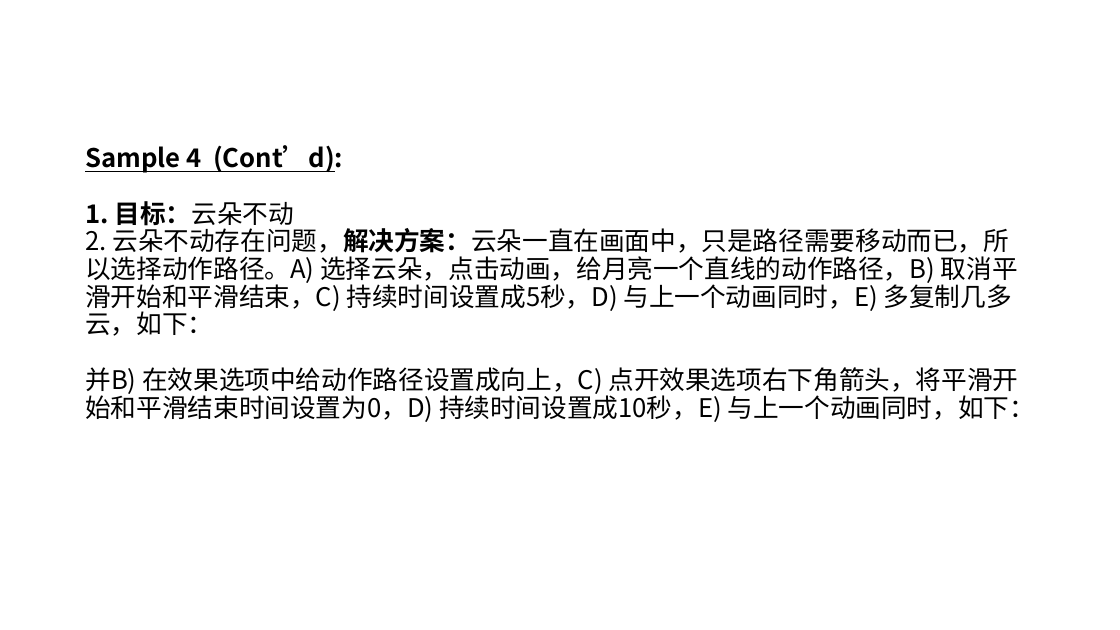
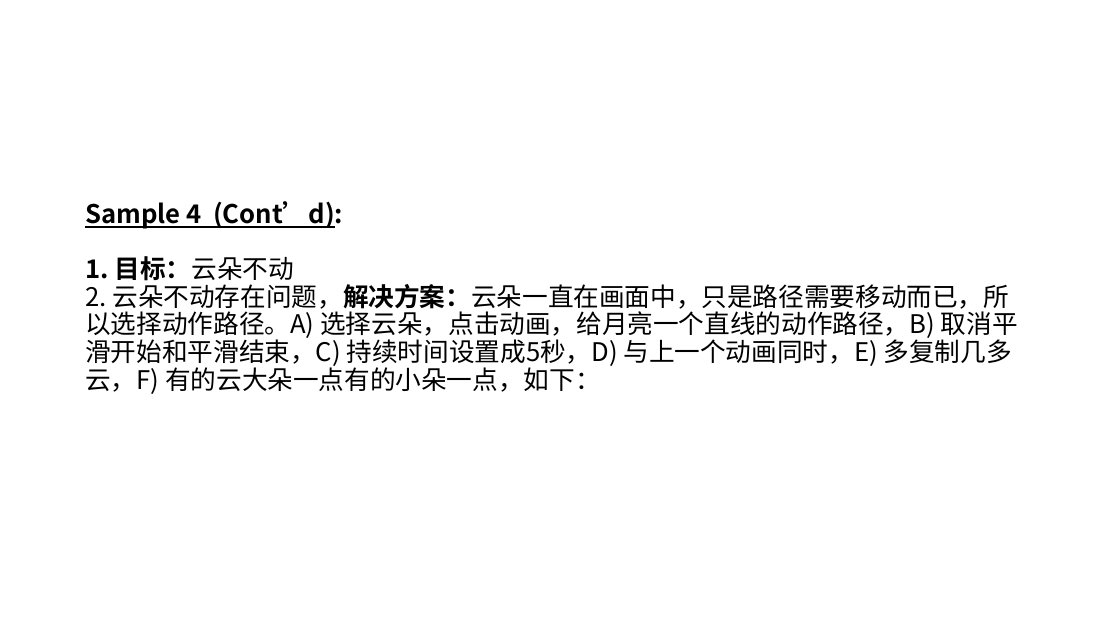
Before and after one commit to Canhui/PPT_Animation_Samples, a slide deck: slide 15 of PPT-Animation-Samples (Part 1).pptx. Drawn at 1120x630 pixels with LibreOffice and Linux fonts; fonts in the diff are those of the drawing. Boxes give left, top, right and bottom in pixels: in the first picture for what was removed or moved away, otherwise in the second. Text is boxed around its words. In the diff, an @@ line names an element or a change of style, - is before the commit and + after.

```diff
--- a/PPT-Animation-Samples (Part 1).pptx
+++ b/PPT-Animation-Samples (Part 1).pptx
@@ title at box(85, 201, 1018, 394): text changed @@
-Sample 4 (Cont’d):
-1. 目标：云朵不动
-2. 云朵不动存在问题，解决方案：云朵一直在画面中，只是路径需要移动而已，所以选择动作路径。A) 选择云朵，点击动画，给月亮一个直线的动作路径，B) 取消平滑开始和平滑结束，C) 持续时间设置成5秒，D) 与上一个动画同时，E) 多复制几多云，如下：
-并B) 在效果选项中给动作路径设置成向上，C) 点开效果选项右下角箭头，将平滑开始和平滑结束时间设置为0，D) 持续时间设置成10秒，E) 与上一个动画同时，如下：
+Sample 4 (Cont’d):
+1. 目标：云朵不动
+2. 云朵不动存在问题，解决方案：云朵一直在画面中，只是路径需要移动而已，所以选择动作路径。A) 选择云朵，点击动画，给月亮一个直线的动作路径，B) 取消平滑开始和平滑结束，C) 持续时间设置成5秒，D) 与上一个动画同时，E) 多复制几多云，F) 有的云大朵一点有的小朵一点，如下：
```
Also in this commit, not shown: 5 slides added, 1 slide removed, 1 other file.
